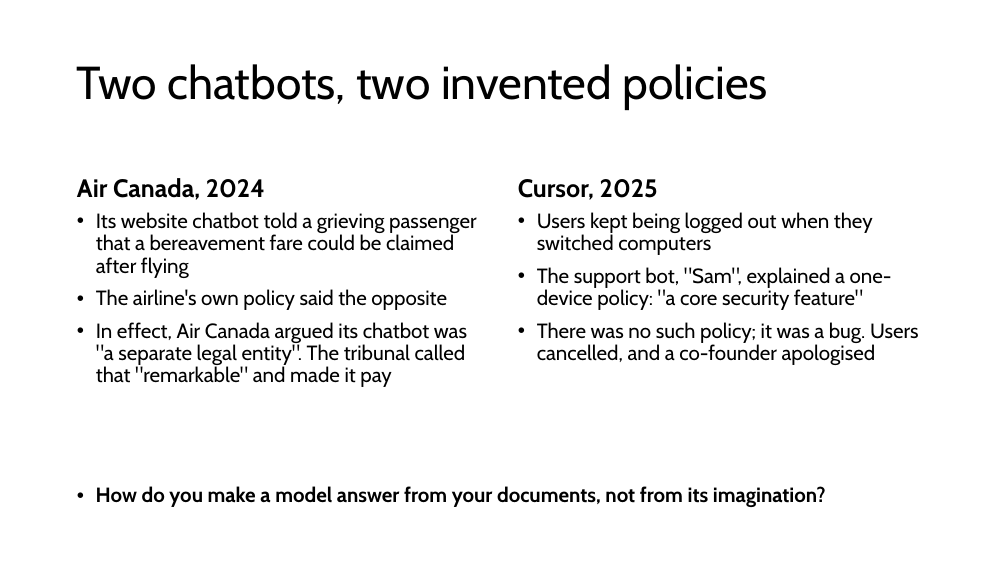
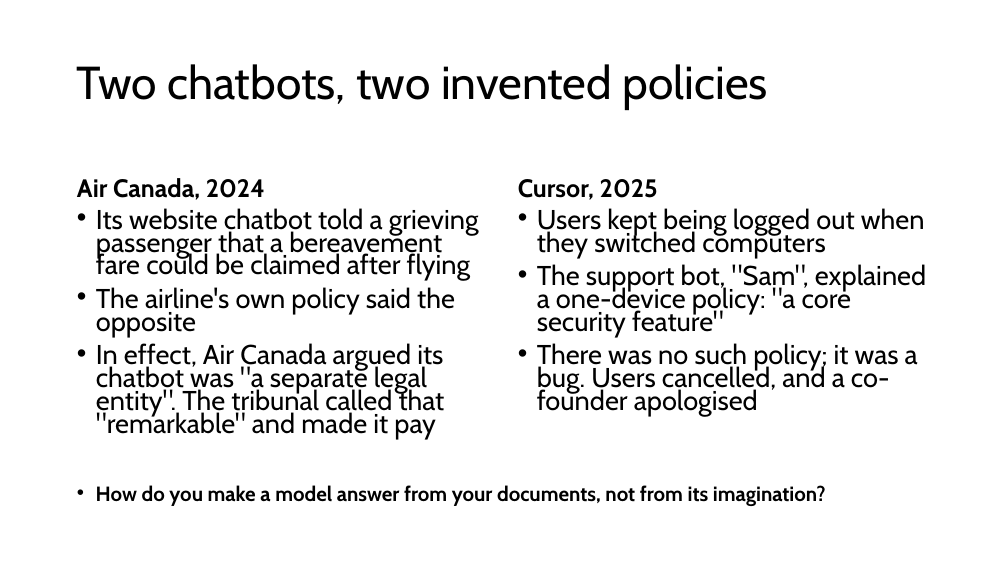
Before and after one commit to danielcregg/ai-assisted-programming, a slide deck: slide 3 of lectures-and-labs/week04/rag-lecture.pptx. Drawn at 1008x567 pixels with LibreOffice and Linux fonts; fonts in the diff are those of the drawing. Boxes give left, top, right and bottom in pixels: in the first picture for what was removed or moved away, otherwise in the second. Text is boxed around its words. In the diff, an @@ line names an element or a change of style, - is before the commit and + after.

```diff
--- a/lectures-and-labs/week04/rag-lecture.pptx
+++ b/lectures-and-labs/week04/rag-lecture.pptx
@@ text "Its website chatbot told a ..." at (96, 208, 479, 439): size 19.6 to 25.9 pt; line spacing 0.9 to 0.7 @@
@@ text "Users kept being logged out ..." at (537, 208, 926, 416): size 19.6 to 25.9 pt; line spacing 0.9 to 0.7 @@
@@ text "How do you make a ..." at (96, 485, 826, 506): line spacing 0.9 to 0.8 @@
```
Also in this commit, not shown: 26 other slides changed.
